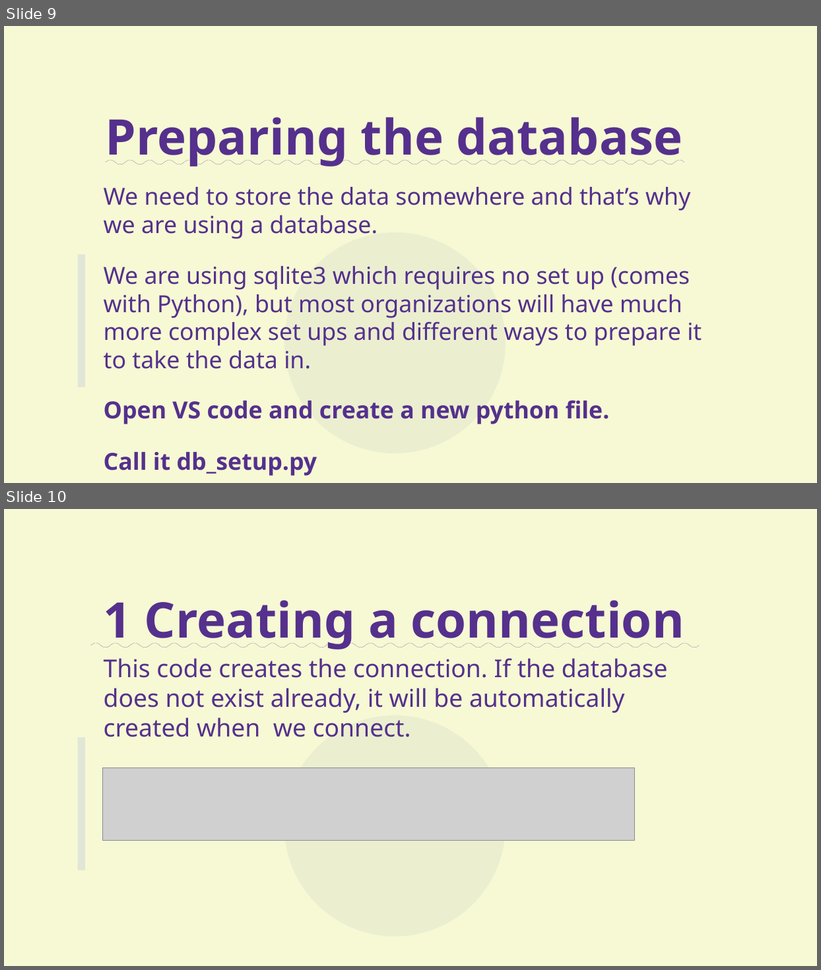
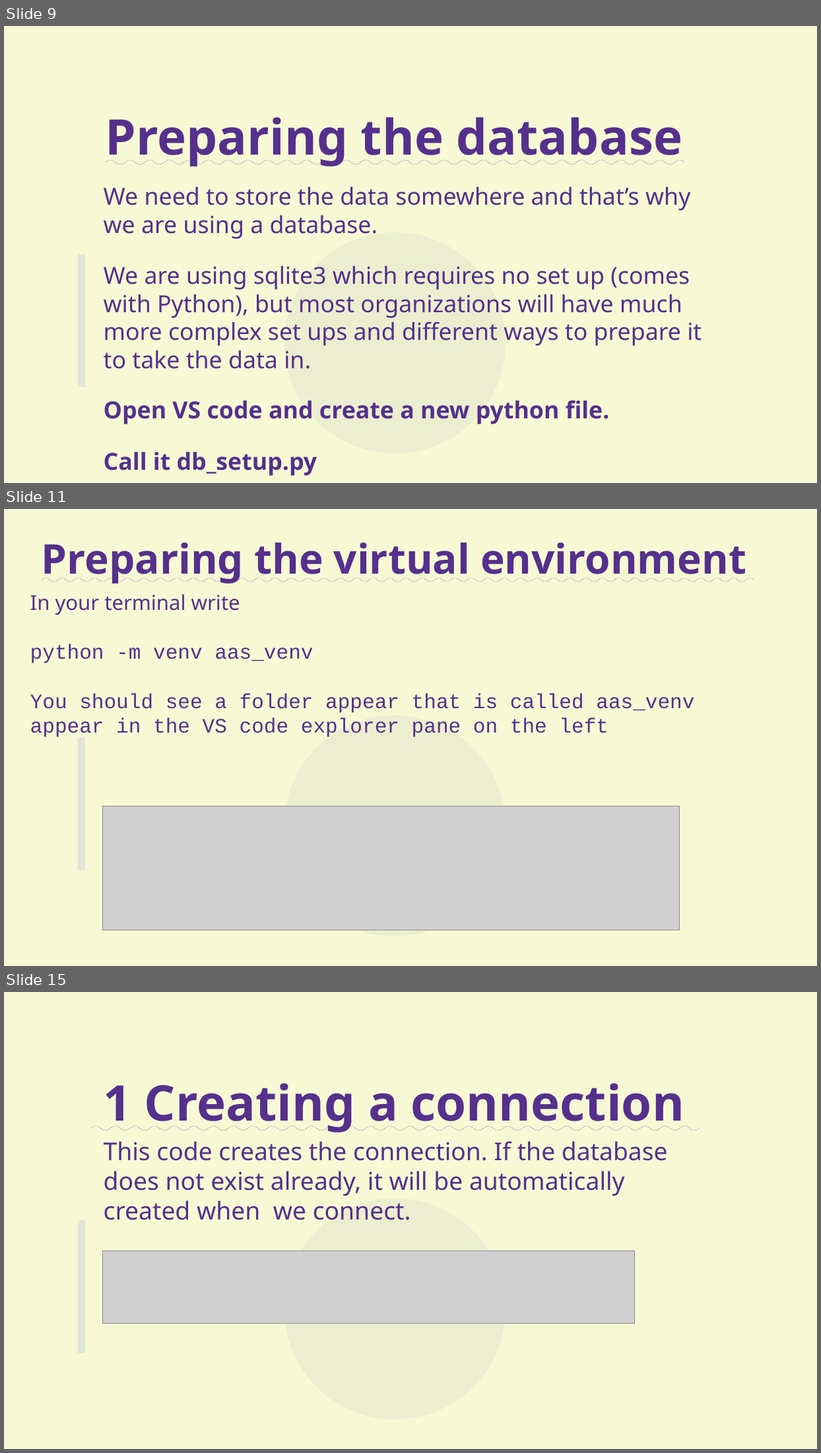
Before and after one commit to aram-de/aas_workshop_pub, a slide deck: presentation_KhanRev.odp. Shown one above the other, each under a label of ours: slides 9 and 10 before the commit, slides 9, 11 and 15 after it; the slides between them are not shown. The pictures are 821x970 and 821x1453 pixels, drawn with LibreOffice and Linux fonts; fonts in the diff are those of the drawing; grey boxes stand for pictures. Boxes give left, top, right and bottom in pixels: in the first picture for what was removed or moved away, otherwise in the second. Text is boxed around its words. In the diff, an @@ line names an element or a change of style, - is before the commit and + after.

Commit message:
added venv slides

```diff
--- a/presentation_KhanRev.odp
+++ b/presentation_KhanRev.odp
@@ slide 11 added at [4,509,817,966], background #F6F9D4; not listed: 1 template element that a slide beside it also shows @@
@@ title added at [42,543,746,584], 40 pt, text #55308D, bold, underline @@
+Preparing the virtual environment
@@ title added at [30,594,694,737], 20 pt, text #55308D @@
+In your terminal write
+python -m venv aas_venv
+You should see a folder appear that is called aas_venv appear in the VS code explorer pane on the left
@@ rectangle added at [78,738,85,871], fill #CED4DA at 50% opacity @@
@@ picture added at [102,807,679,930] @@
@@ what was slide 10 is now slide 15 @@
```
Also in this commit, not shown: 2 slides changed, 4 other slides added, 1 slide removed.
